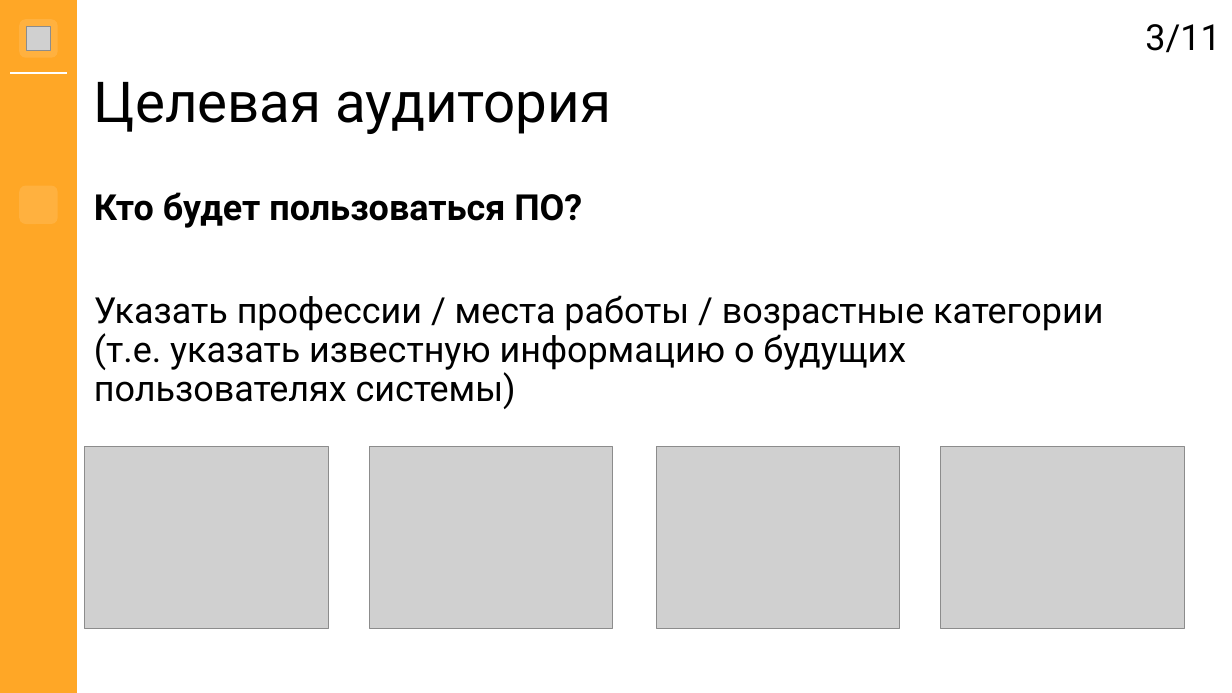
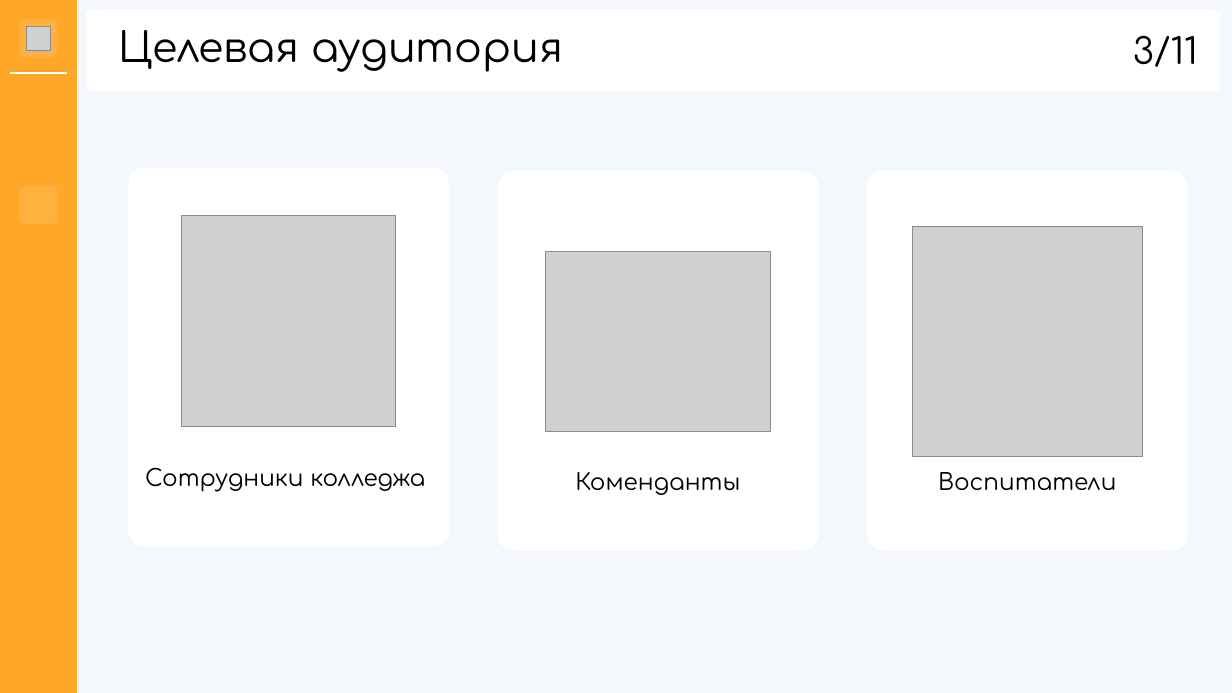
Before and after one commit to hhallva/cmdnt-website, a slide deck: slide 3 of КП/Презентация/Презентация.pptx. Drawn at 1232x693 pixels with LibreOffice and Linux fonts; fonts in the diff are those of the drawing; grey boxes stand for pictures; background and template pictures are left out. Boxes give left, top, right and bottom in pixels: in the first picture for what was removed or moved away, otherwise in the second. Text is boxed around its words. In the diff, an @@ line names an element or a change of style, - is before the commit and + after.

Commit message:
Обновление презентации
+ Титульный слайд (1)
+ Целевая аудитория (3)
+ Средства разработки (5)
+ Архитектура системы (6)
+ Архитектура системы (7)
+ Демо (8)
+ Преимущества (9)

Осталось доделать
- Актуальность
- Цель
- Задачи
- Заключение

```diff
--- a/КП/Презентация/Презентация.pptx
+++ b/КП/Презентация/Презентация.pptx
@@ background #FFFFFF to #F4F7FB @@
@@ rounded rectangle added at (87,11,1220,91), fill #FFFFFF, outline #FFFFFF 1.5 pt @@
@@ title "Целевая аудитория": place and size @@
-title "Целевая аудитория" at (94,82,612,134)
+title "Целевая аудитория" at (118,30,564,71)
@@ title "Целевая аудитория" at (118,30,564,71): size 44 to 32 pt, font Roboto to Comfortaa @@
@@ text "3/11": place and size @@
-text "3/11" at (1145,24,1220,53)
+text "3/11" at (1133,35,1198,67)
@@ text "3/11" at (1133,35,1198,67): font Roboto to Comfortaa @@
@@ rounded rectangle added at (129,168,448,545), fill #FFFFFF, outline #FFFFFF 1.5 pt @@
@@ rounded rectangle added at (498,172,817,549), fill #FFFFFF, outline #FFFFFF 1.5 pt @@
@@ rounded rectangle added at (868,172,1187,549), fill #FFFFFF, outline #FFFFFF 1.5 pt @@
@@ text removed at (94,192,1103,409) @@
-Кто будет пользоваться ПО?
-Указать профессии / места работы / возрастные категории (т.е. указать известную информацию о будущих пользователях системы)
@@ picture added at (182,216,396,427) @@
@@ picture added at (912,226,1142,457) @@
@@ picture added at (546,251,771,433) @@
@@ picture removed at (85,446,329,628) @@
@@ picture removed at (369,446,613,628) @@
@@ picture removed at (656,446,900,628) @@
@@ picture removed at (941,446,1185,628) @@
@@ text added at (145,467,425,492), 18 pt, text #000000 @@
+Сотрудники колледжа
@@ text added at (575,472,740,495), 18 pt, text #000000 @@
+Коменданты
@@ text added at (938,472,1116,490), 18 pt, text #000000 @@
+Воспитатели
```
Also in this commit, not shown: 10 other slides changed, 1 other file.
